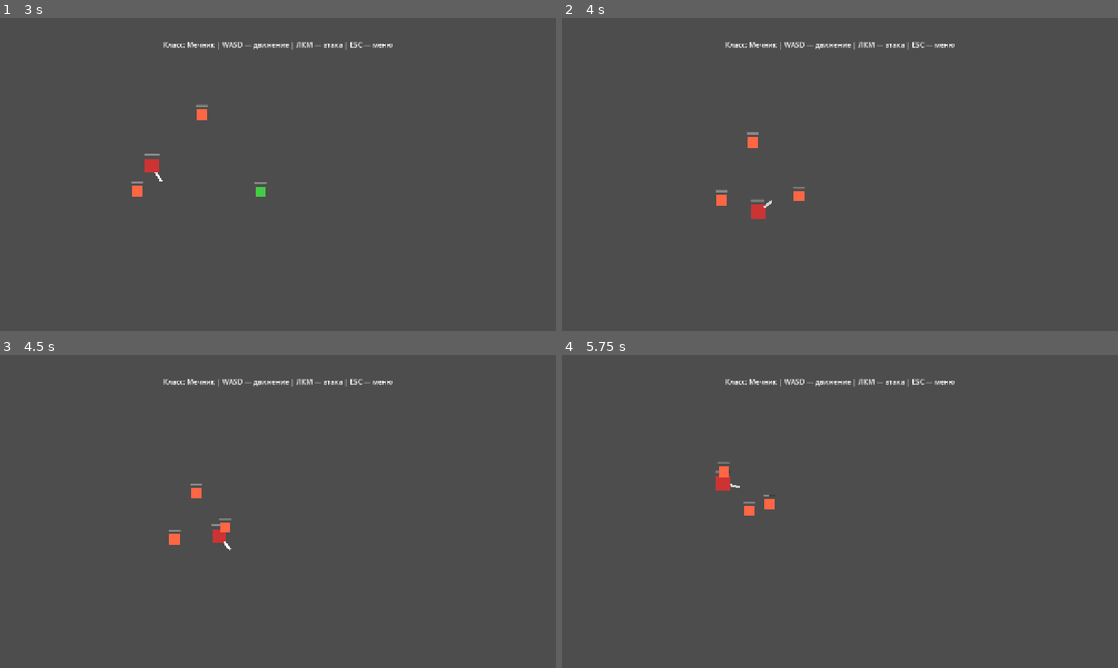
Above: before the commit, frames 1-4 (two rows, left to right).
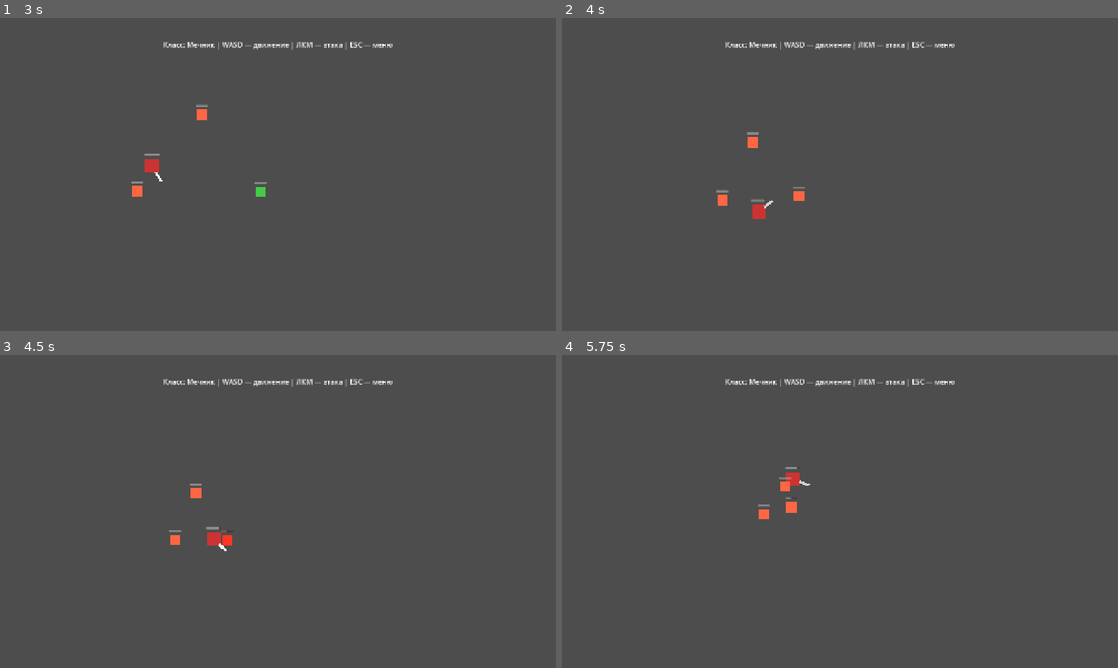
Above: after the commit, the same moments.

Repository: WETQV/sworm-vlood
Game: Godot game, scene res://scenes/ui/main_menu.tscn
The game is run twice, just before and just after one commit, with the same random seed, the same clock (stepped at 60 frames per second) and the same inputs.
Inputs (mouse positions are in pixels of both pictures, inside the frame that each line leads up to):
- Up to frame 1 (3 s): click "⚔️ Играть" at 0.5 s; click "Начать! ▶" at 1.25 s; move the mouse to (400, 158) at 2.02 s; hold D (move_right) 2.03-2.78 s; click (400, 158) at 2.1 s; move the mouse to (166, 190) at 2.77 s; hold S (move_down) from 2.78 s (still down); click (166, 190) at 2.85 s
- Up to frame 2 (4 s): move the mouse to (895, 105) at 3.52 s; release S (move_down) at 3.53 s; hold D (move_right) from 3.53 s (still down); click (895, 105) at 3.6 s
- Up to frame 3 (4.5 s): move the mouse to (250, 574) at 4.27 s; release D (move_right) at 4.28 s; hold W (move_up) from 4.28 s (still down); click (250, 574) at 4.35 s
- Up to frame 4 (5.75 s): move the mouse to (1006, 558) at 5.02 s; release W (move_up) at 5.03 s; hold A (move_left) from 5.03 s (still down); click (1006, 558) at 5.1 s

Frame 1 is identical in both runs. In frame 2, less than 0.1% of the frame differs, in the area x 27-38%, y 54-65%; in frame 3, 0.3%; in frame 4, 0.7%, in the area x 27-45%, y 34-53%.

Commit message:
Add projectile layer & group-based hit checks
Add a new 'projectile' physics layer and update scene collision layers/masks to route attacks/projectiles correctly (slime, arrow, fireball, player). Enable monitoring on the slime attack area and adjust its hurtbox layer. Add runtime guards in scripts so slime only damages nodes in group 'player', and arrows/fireballs and player attacks only damage nodes in group 'enemy' to prevent unintended hits. Minor cleanup: bugs.txt was replaced/trimmed.

Diff:
--- a/project.godot
+++ b/project.godot
@@ -75,6 +75,7 @@
 2d_physics/layer_5="enemy_attack"
 2d_physics/layer_6="player_hurtbox"
 2d_physics/layer_7="enemy_hurtbox"
+2d_physics/layer_8="projectile"
 
 [physics]
 
--- a/scenes/enemies/slime.tscn
+++ b/scenes/enemies/slime.tscn
@@ -14,8 +14,8 @@
 radius = 16.0
 
 [node name="Slime" type="CharacterBody2D"]
-collision_layer = 4
-collision_mask = 7
+collision_layer = 3
+collision_mask = 9
 script = ExtResource("3_slime")
 
 [node name="HealthComponent" type="Node" parent="."]
@@ -35,6 +35,7 @@
 color = Color(0.266, 0.8, 0.266, 1)
 
 [node name="AttackArea" type="Area2D" parent="."]
+monitoring = true
 collision_mask = 32
 
 [node name="AttackShape" type="CollisionShape2D" parent="AttackArea"]
@@ -42,7 +43,7 @@
 
 [node name="Hurtbox" type="Area2D" parent="."]
 script = ExtResource("2_hurtbox")
-collision_layer = 8
+collision_layer = 64
 monitoring = false
 
 [node name="HurtboxShape" type="CollisionShape2D" parent="Hurtbox"]
--- a/scenes/items/arrow.tscn
+++ b/scenes/items/arrow.tscn
@@ -8,7 +8,7 @@
 [node name="Arrow" type="Area2D"]
 script = ExtResource("1_arrow")
 collision_layer = 0
-collision_mask = 8
+collision_mask = 64
 
 [node name="Shape" type="CollisionShape2D" parent="."]
 shape = SubResource("shape_arrow")
--- a/scenes/items/fireball.tscn
+++ b/scenes/items/fireball.tscn
@@ -8,7 +8,7 @@
 [node name="Fireball" type="Area2D"]
 script = ExtResource("1_fireball")
 collision_layer = 0
-collision_mask = 8
+collision_mask = 64
 
 [node name="Shape" type="CollisionShape2D" parent="."]
 shape = SubResource("shape_fireball")
--- a/scenes/player/player.tscn
+++ b/scenes/player/player.tscn
@@ -44,8 +44,8 @@
 color = Color(0.8, 0.8, 0.8, 1)
 
 [node name="AttackArea" type="Area2D" parent="WeaponPivot"]
-collision_mask = 8
-monitoring = true
+collision_mask = 64
+monitoring = false
 monitorable = false
 
 [node name="AttackShape" type="CollisionShape2D" parent="WeaponPivot/AttackArea"]
--- a/scripts/enemies/slime.gd
+++ b/scripts/enemies/slime.gd
@@ -94,6 +94,10 @@
 func _try_contact_damage() -> void:
 	var areas: Array = attack_area.get_overlapping_areas()
 	for area in areas:
+		# Защита: бьём только игроков
+		if not area.get_parent().is_in_group("player"):
+			continue
+
 		if area.has_method("receive_damage"):
 			area.receive_damage(contact_damage, 150.0, global_position)
 			_attack_timer = attack_cooldown
--- a/scripts/items/arrow.gd
+++ b/scripts/items/arrow.gd
@@ -24,6 +24,10 @@
 
 
 func _on_area_entered(area: Area2D) -> void:
+	# Защита: бьём только врагов
+	if not area.get_parent().is_in_group("enemy"):
+		return
+
 	if area.has_method("receive_damage"):
 		area.receive_damage(damage, 150.0, global_position)
 		print("Стрела попала в: ", area.get_parent().name)
--- a/scripts/items/fireball.gd
+++ b/scripts/items/fireball.gd
@@ -24,6 +24,10 @@
 
 
 func _on_area_entered(area: Area2D) -> void:
+	# Защита: бьём только врагов
+	if not area.get_parent().is_in_group("enemy"):
+		return
+
 	if area.has_method("receive_damage"):
 		area.receive_damage(damage, 200.0, global_position)
 		print("Фаербол попал в: ", area.get_parent().name)
--- a/scripts/player/player.gd
+++ b/scripts/player/player.gd
@@ -179,6 +179,10 @@
 
 ## Атака попала по врагу
 func _on_attack_hit(area: Area2D) -> void:
+	# Защита: бьём только врагов
+	if not area.get_parent().is_in_group("enemy"):
+		return
+
 	if area.has_method("receive_damage"):
 		area.receive_damage(attack_damage, attack_knockback, global_position)
 		print("Попал по: ", area.get_parent().name)
Not shown, changed: bugs.txt
